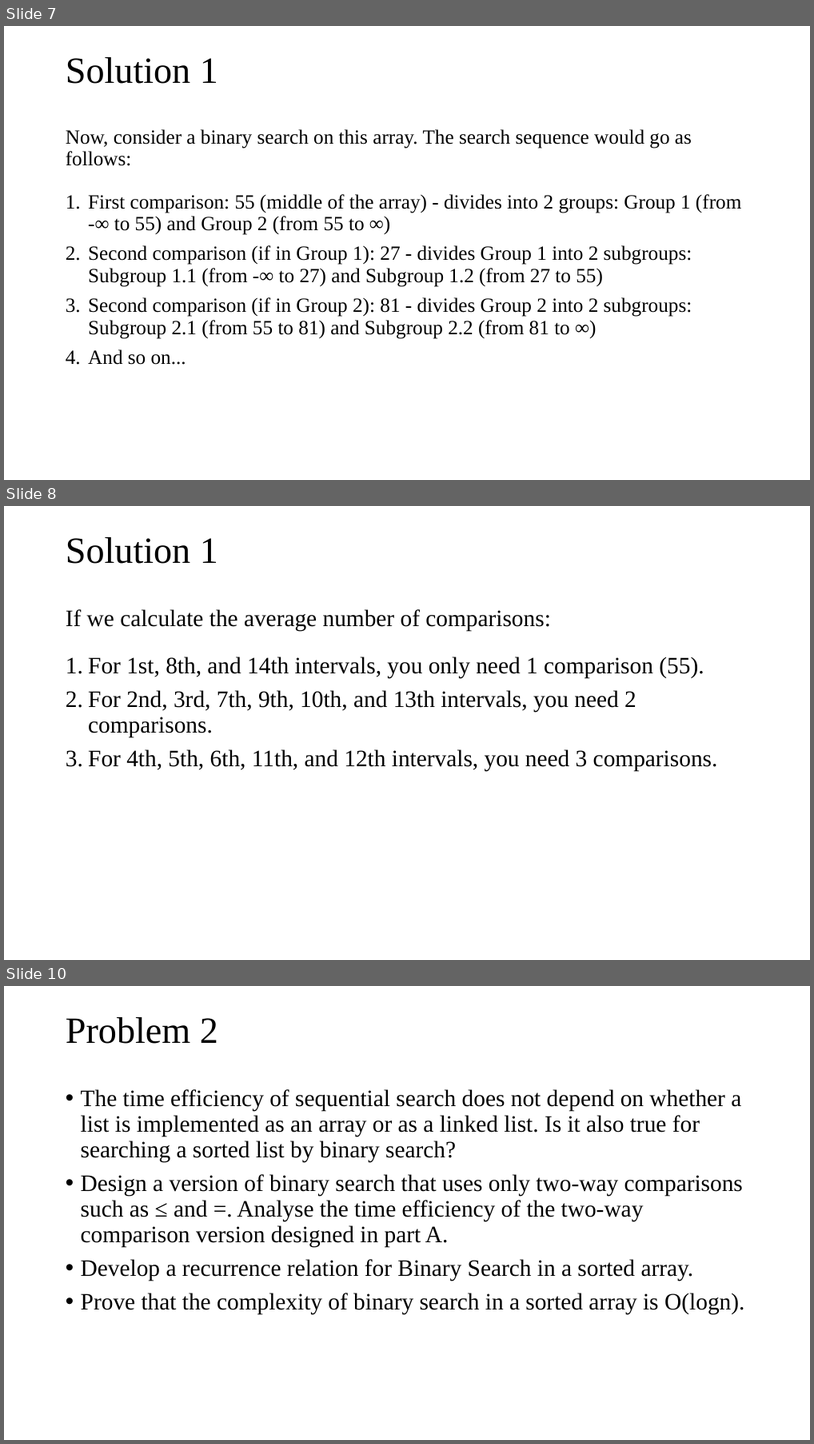
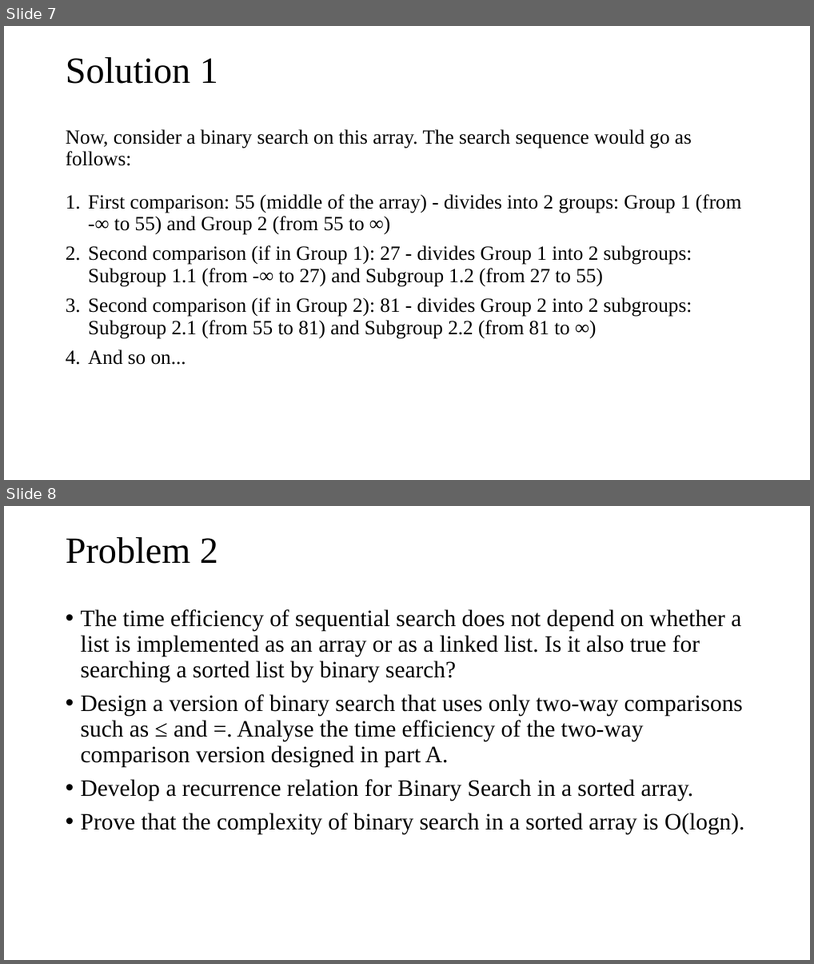
Before and after one commit to tamlhp/2801ict-public, a slide deck: week-7&8/problem-set/2801ict-week7&8.pptx. Shown one above the other, each under a label of ours: slides 7, 8 and 10 before the commit, slides 7 and 8 after it; the slides between them are not shown. The pictures are 814x1444 and 814x964 pixels, drawn with LibreOffice and Linux fonts; fonts in the diff are those of the drawing. Boxes give left, top, right and bottom in pixels: in the first picture for what was removed or moved away, otherwise in the second. Text is boxed around its words. In the diff, an @@ line names an element or a change of style, - is before the commit and + after.

```diff
--- a/week-7&8/problem-set/2801ict-week7&8.pptx
+++ b/week-7&8/problem-set/2801ict-week7&8.pptx
@@ slide 8 removed at (x1=4, y1=506, x2=810, y2=960), background #FFFFFF @@
@@ title removed at (x1=66, y1=537, x2=218, y2=564) @@
-Solution 1
@@ text removed at (x1=66, y1=609, x2=718, y2=771) @@
-If we calculate the average number of comparisons:
-1. For 1st, 8th, and 14th intervals, you only need 1 comparison (55).
-2. For 2nd, 3rd, 7th, 9th, 10th, and 13th intervals, you need 2 comparisons.
-3. For 4th, 5th, 6th, 11th, and 12th intervals, you need 3 comparisons.
@@ what was slide 10 is now slide 8 @@
```
Also in this commit, not shown: 1 other slide removed.
